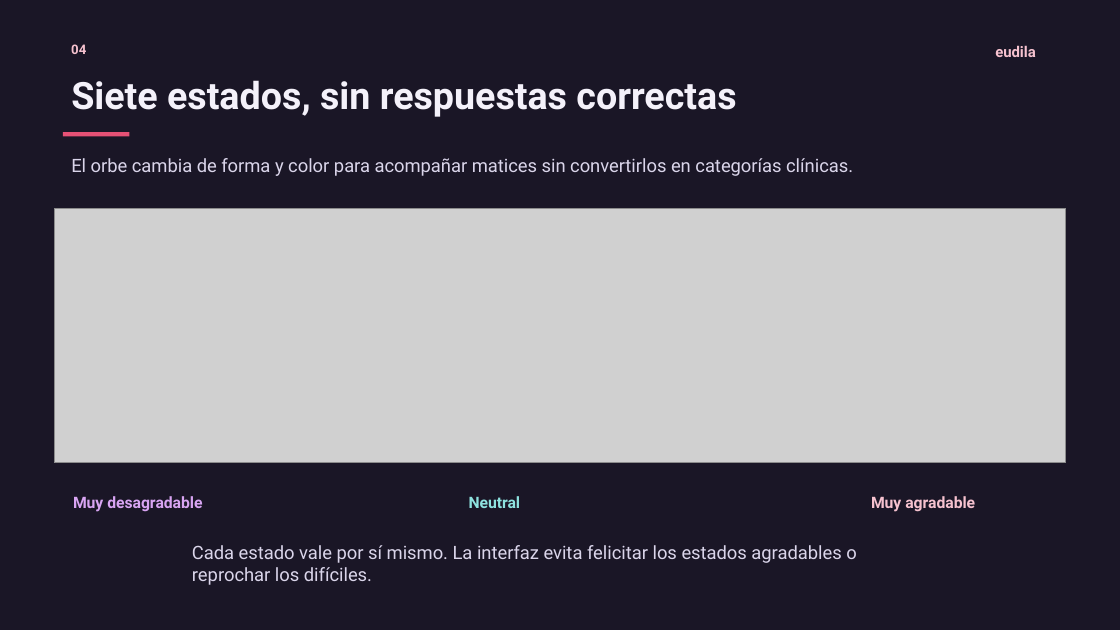
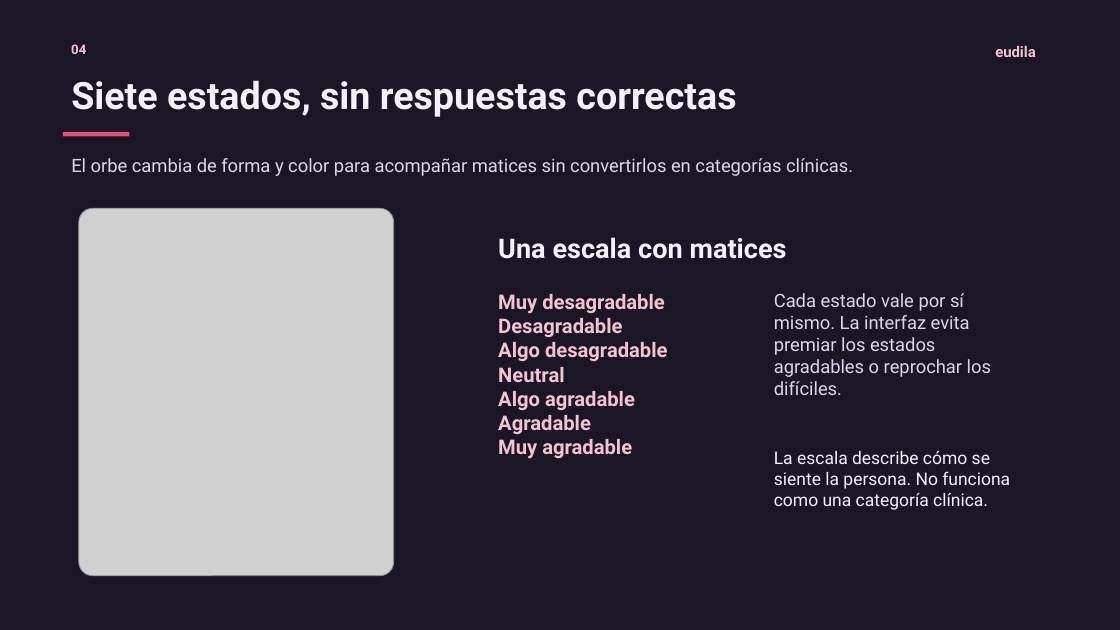
Before and after one commit to Eudila/eudila, a slide deck: slide 4 of docs/presentacion/eudila-presentacion-general-2026-10-26.pptx. Drawn at 1120x630 pixels with LibreOffice and Linux fonts; fonts in the diff are those of the drawing; grey boxes stand for pictures. Boxes give left, top, right and bottom in pixels: in the first picture for what was removed or moved away, otherwise in the second. Text is boxed around its words. In the diff, an @@ line names an element or a change of style, - is before the commit and + after.

```diff
--- a/docs/presentacion/eudila-presentacion-general-2026-10-26.pptx
+++ b/docs/presentacion/eudila-presentacion-general-2026-10-26.pptx
@@ picture: place and size @@
-picture at [55,208,1066,463]
+picture at [79,208,394,576]
@@ text added at [498,237,787,259], 23.2 pt, text #F4F1FA, bold @@
+Una escala con matices
@@ text "Muy desagradable": place and size @@
-text "Muy desagradable" at [469,496,521,508]
+text "Muy desagradable" at [498,294,668,459]
@@ text at [498,294,668,361]: paragraphs added @@
+Muy desagradable
+Desagradable
+Algo desagradable
@@ text at [774,293,991,395]: text changed @@
-Cada estado vale por sí mismo. La interfaz evita felicitar los estados agradables o reprochar los difíciles.
+Cada estado vale por sí mismo. La interfaz evita premiar los estados agradables o reprochar los difíciles.
@@ text at [498,367,564,382]: size 13.5 to 17.2 pt, text colour #8EE2DF to #F6C2CF in "Neutral" @@
@@ text at [498,391,635,459]: paragraphs added @@
+Algo agradable
+Agradable
+Muy agradable
@@ text added at [774,451,1010,510], 15 pt, text #F4F1FA @@
+La escala describe cómo se siente la persona. No funciona como una categoría clínica.
@@ text removed at [73,496,202,512] @@
-Muy desagradable
@@ text removed at [871,496,975,512] @@
-Muy agradable
```
Also in this commit, not shown: 4 other slides changed.
